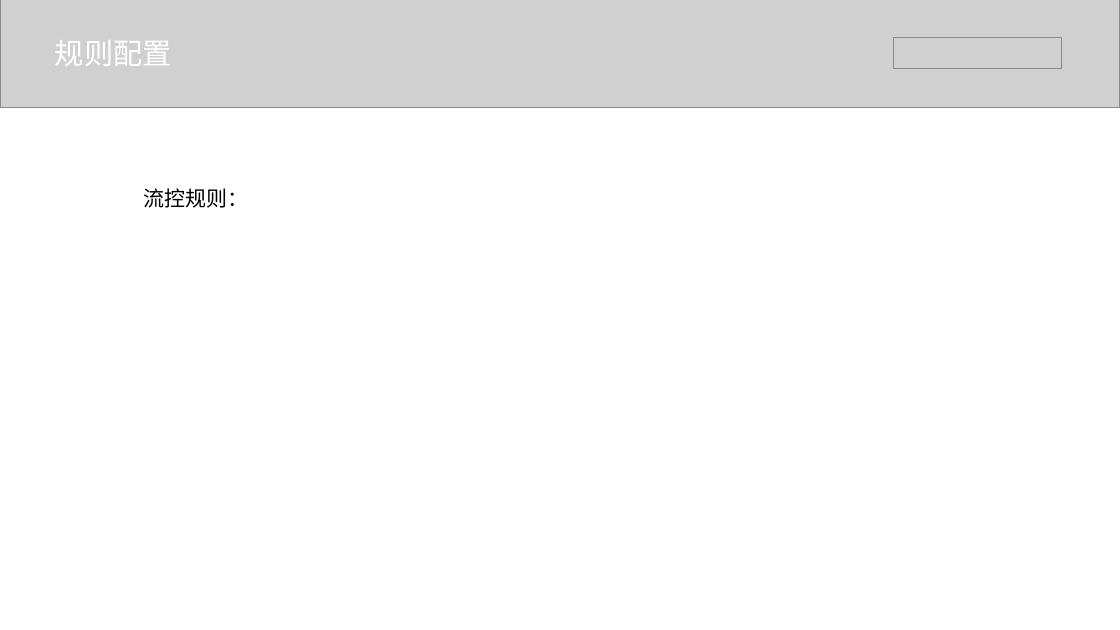
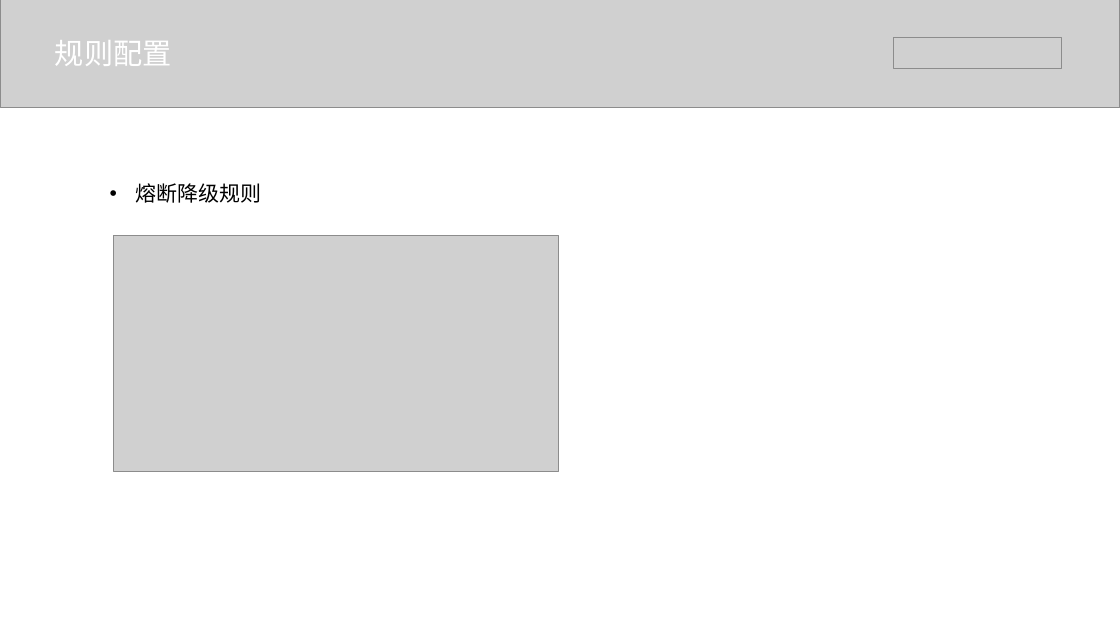
Before and after one commit to BraveMing/transfer-station, a slide deck: slide 27 of Sentinel基本原理.pptx (slide 17 before the commit). Drawn at 1120x630 pixels with LibreOffice and Linux fonts; fonts in the diff are those of the drawing; grey boxes stand for pictures. Boxes give left, top, right and bottom in pixels: in the first picture for what was removed or moved away, otherwise in the second. Text is boxed around its words. In the diff, an @@ line names an element or a change of style, - is before the commit and + after.

```diff
--- a/Sentinel基本原理.pptx
+++ b/Sentinel基本原理.pptx
@@ text at [136,183,262,203]: text changed @@
-流控规则：
+• 熔断降级规则
@@ picture added at [114,236,559,472] @@
```
Also in this commit, not shown: 4 other slides changed, 14 slides added, 13 slides removed, 1 other file.
